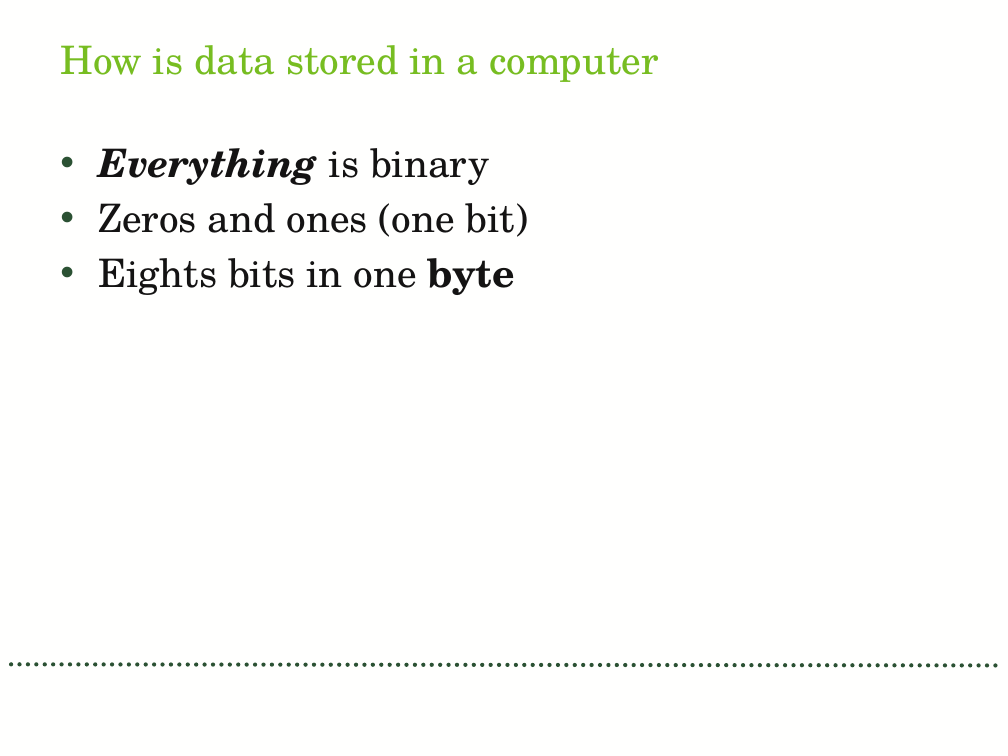
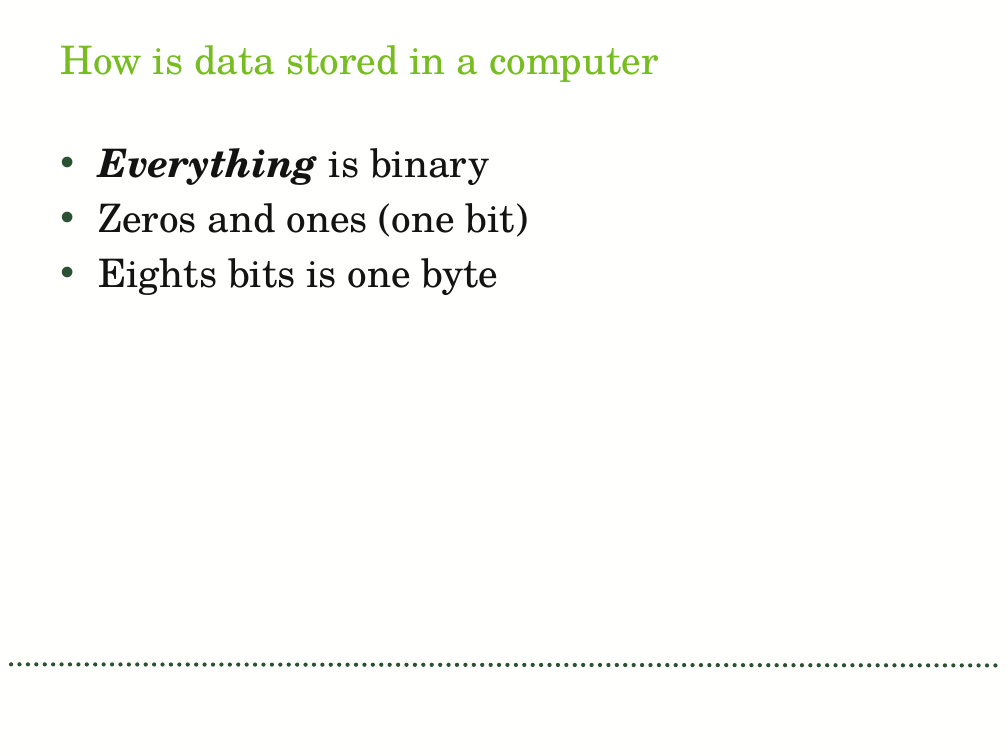
Before and after one commit to cpitcherark/lesson, a slide deck: slide 3 of lesson.pptx. Drawn at 1008x756 pixels with LibreOffice and Linux fonts; fonts in the diff are those of the drawing. Boxes give left, top, right and bottom in pixels: in the first picture for what was removed or moved away, otherwise in the second. Text is boxed around its words. In the diff, an @@ line names an element or a change of style, - is before the commit and + after.

```diff
--- a/lesson.pptx
+++ b/lesson.pptx
@@ text at [98,258,499,295]: text changed @@
-• Eights bits in one byte
+• Eights bits is one byte
```
Also in this commit, not shown: 4 other slides changed, 1 slide added.
